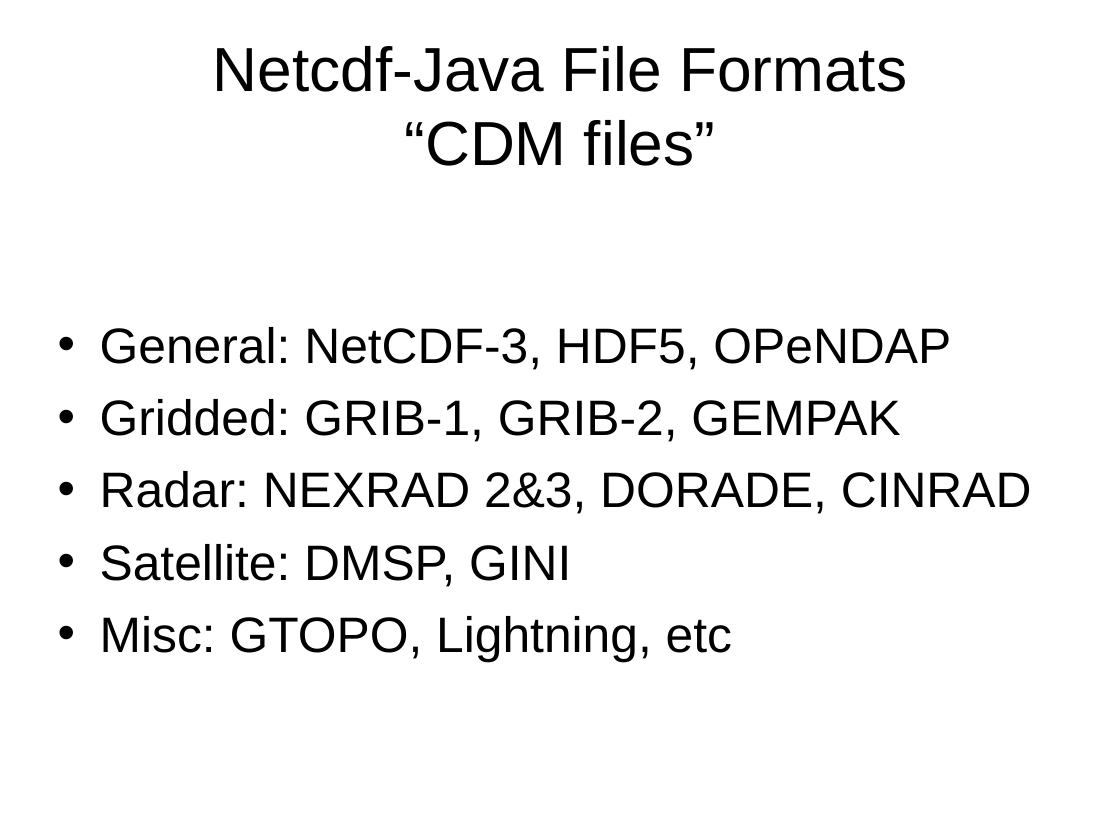
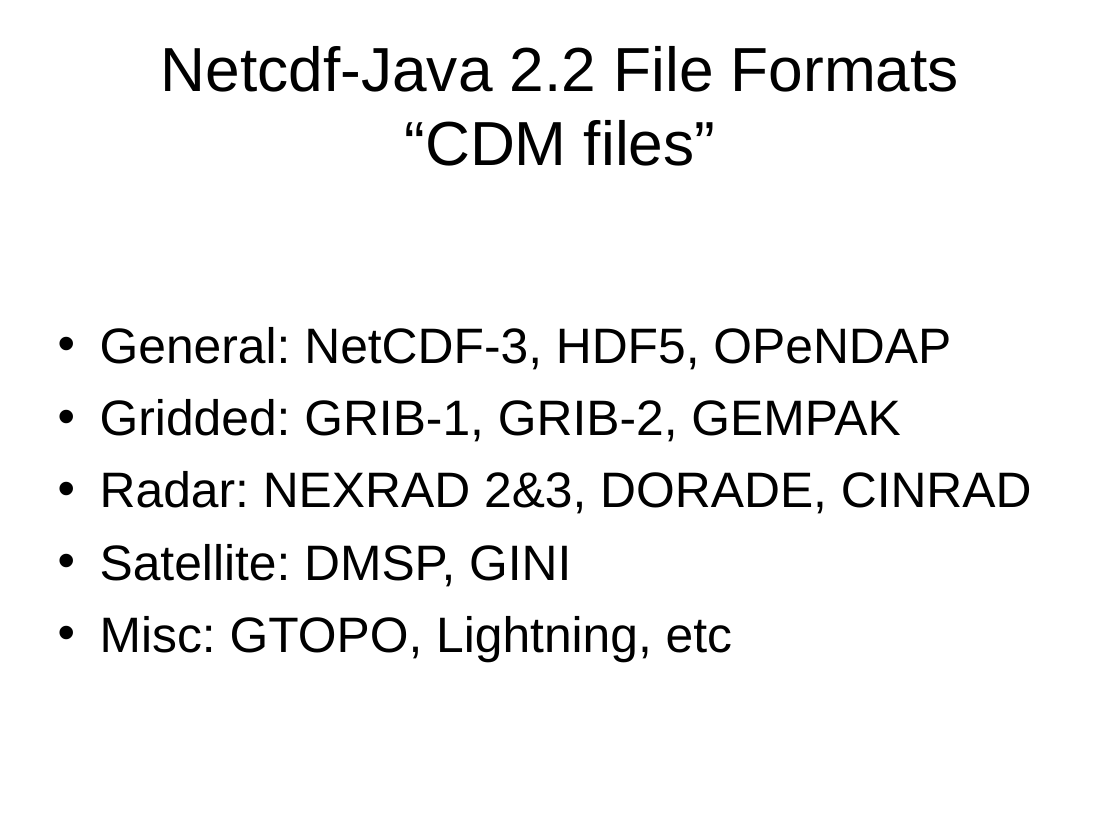
Before and after one commit to ooici-eoi/THREDDS, a slide deck: slide 13 of docs/web/thredds/tech/tutorial/TDSOverview.ppt. Drawn at 1120x840 pixels with LibreOffice and Linux fonts; fonts in the diff are those of the drawing; background and template pictures are left out. Boxes give left, top, right and bottom in pixels: in the first picture for what was removed or moved away, otherwise in the second. Text is boxed around its words. In the diff, an @@ line names an element or a change of style, - is before the commit and + after.

```diff
--- a/docs/web/thredds/tech/tutorial/TDSOverview.ppt
+++ b/docs/web/thredds/tech/tutorial/TDSOverview.ppt
@@ title at [161,46,959,166]: text changed @@
-Netcdf-Java File Formats
-“CDM files”
+Netcdf-Java 2.2 File Formats
+“CDM files”
```
Also in this commit, not shown: 1 other slide changed, 6 other files.
